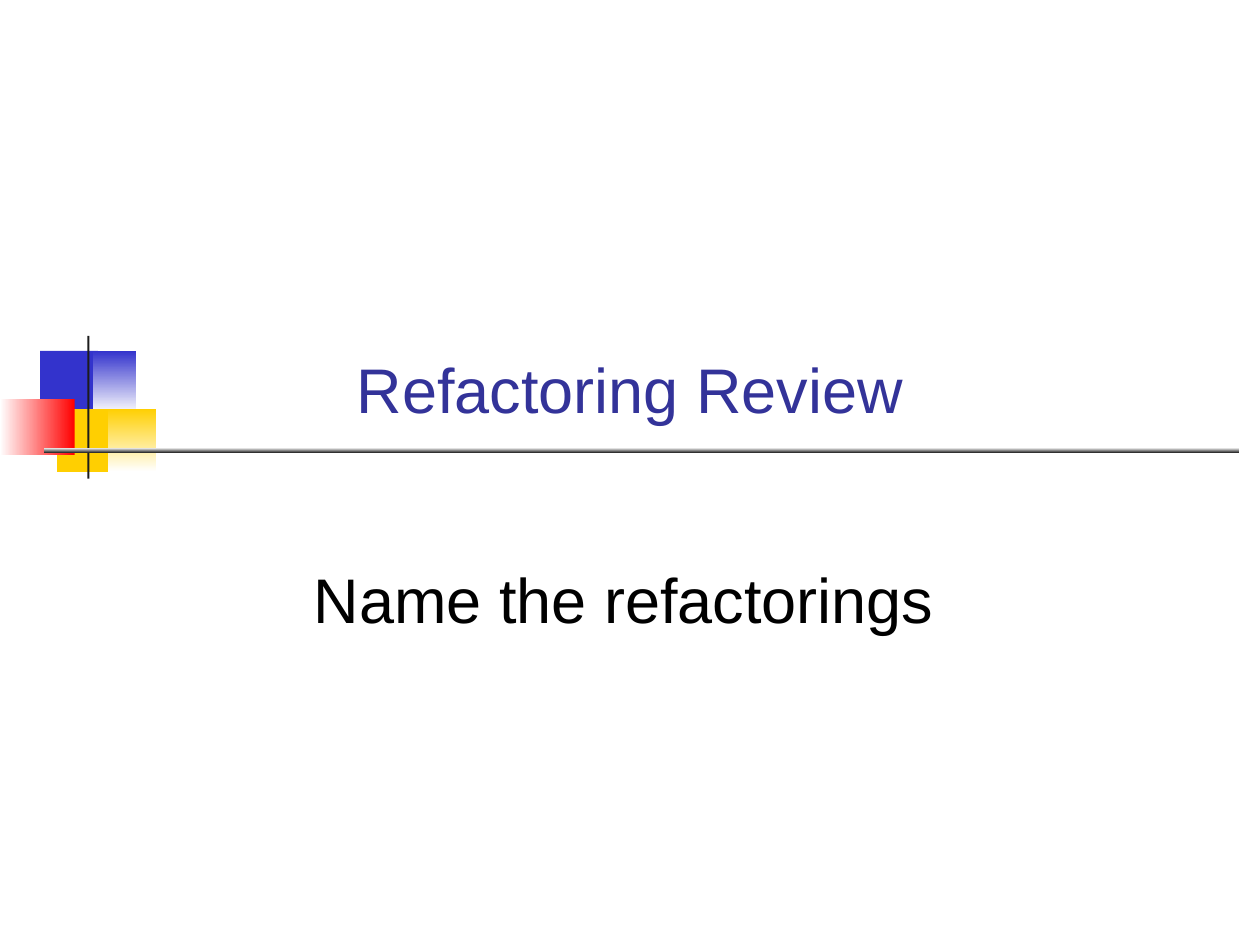
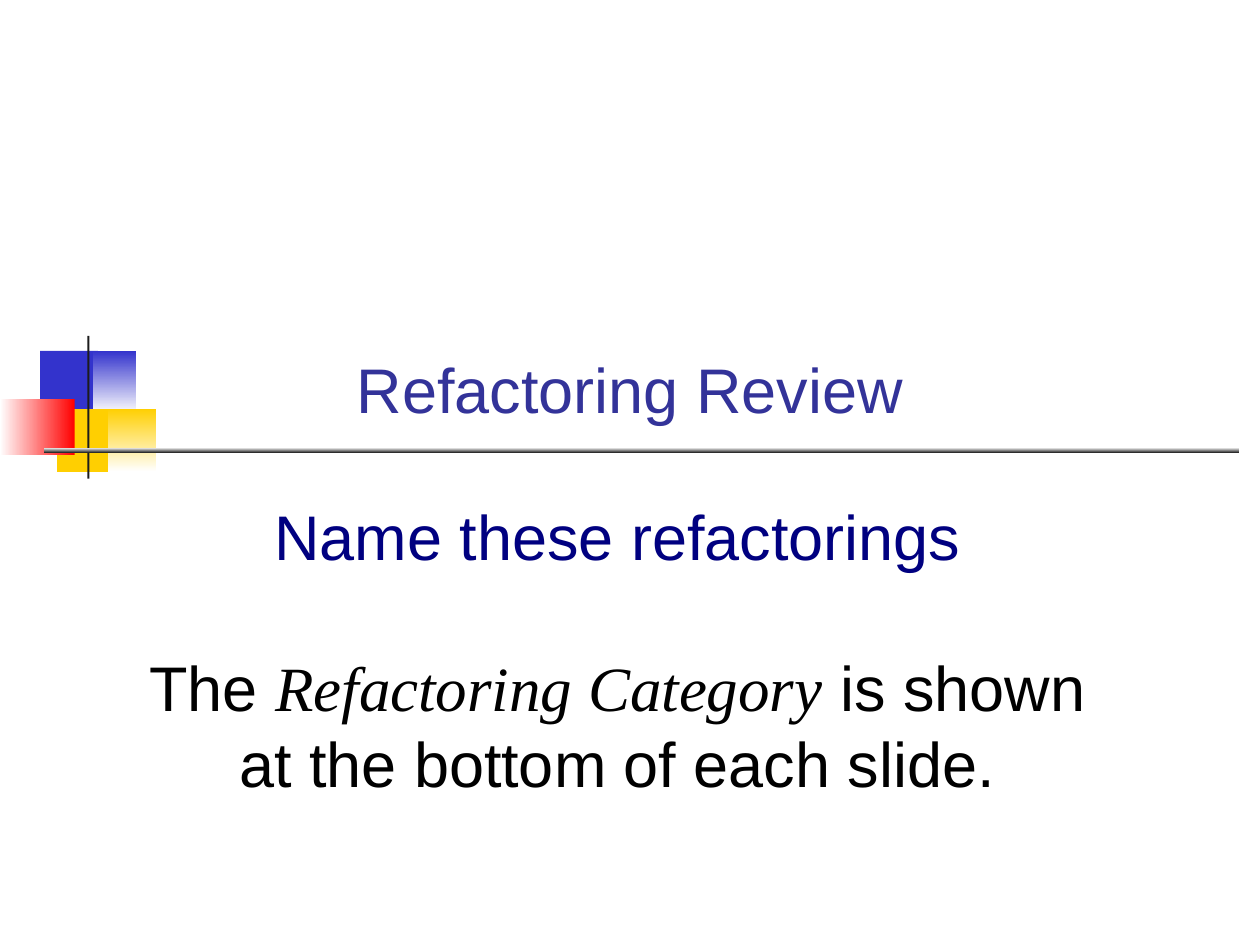
Before and after one commit to cpske/ISP, a slide deck: slide 1 of refactoring/Refactoring-Review.odp. Drawn at 1260x945 pixels with LibreOffice and Linux fonts; fonts in the diff are those of the drawing. Boxes give left, top, right and bottom in pixels: in the first picture for what was removed or moved away, otherwise in the second. Text is boxed around its words. In the diff, an @@ line names an element or a change of style, - is before the commit and + after.

Commit message:
update instructions for refactoring

```diff
--- a/refactoring/Refactoring-Review.odp
+++ b/refactoring/Refactoring-Review.odp
@@ text at [149,514,1085,788]: text changed @@
-Name the refactorings
+Name these refactorings
+The Refactoring Category is shown at the bottom of each slide.
```
Also in this commit, not shown: 1 other slide changed, 1 other file.
